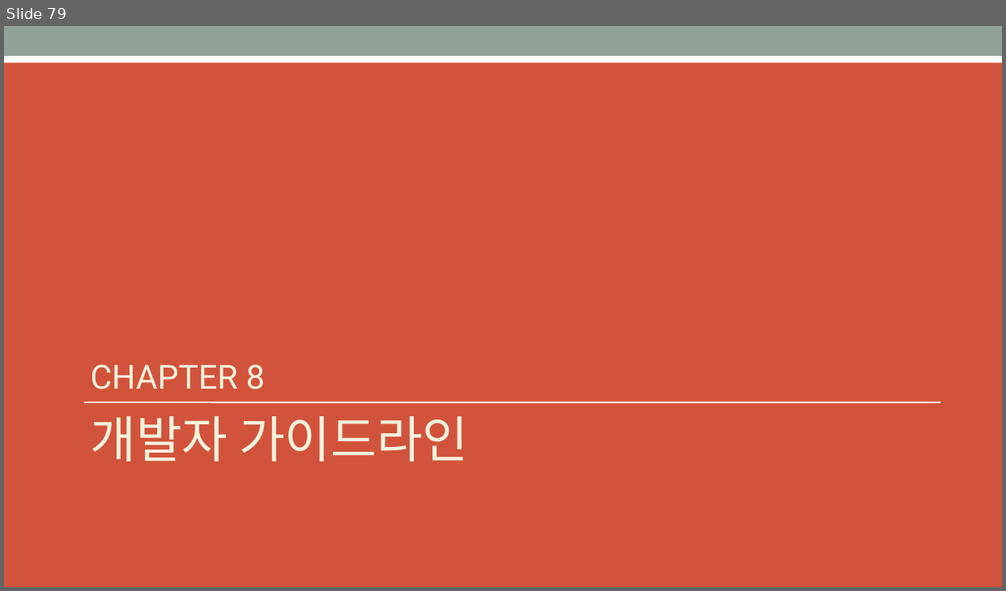
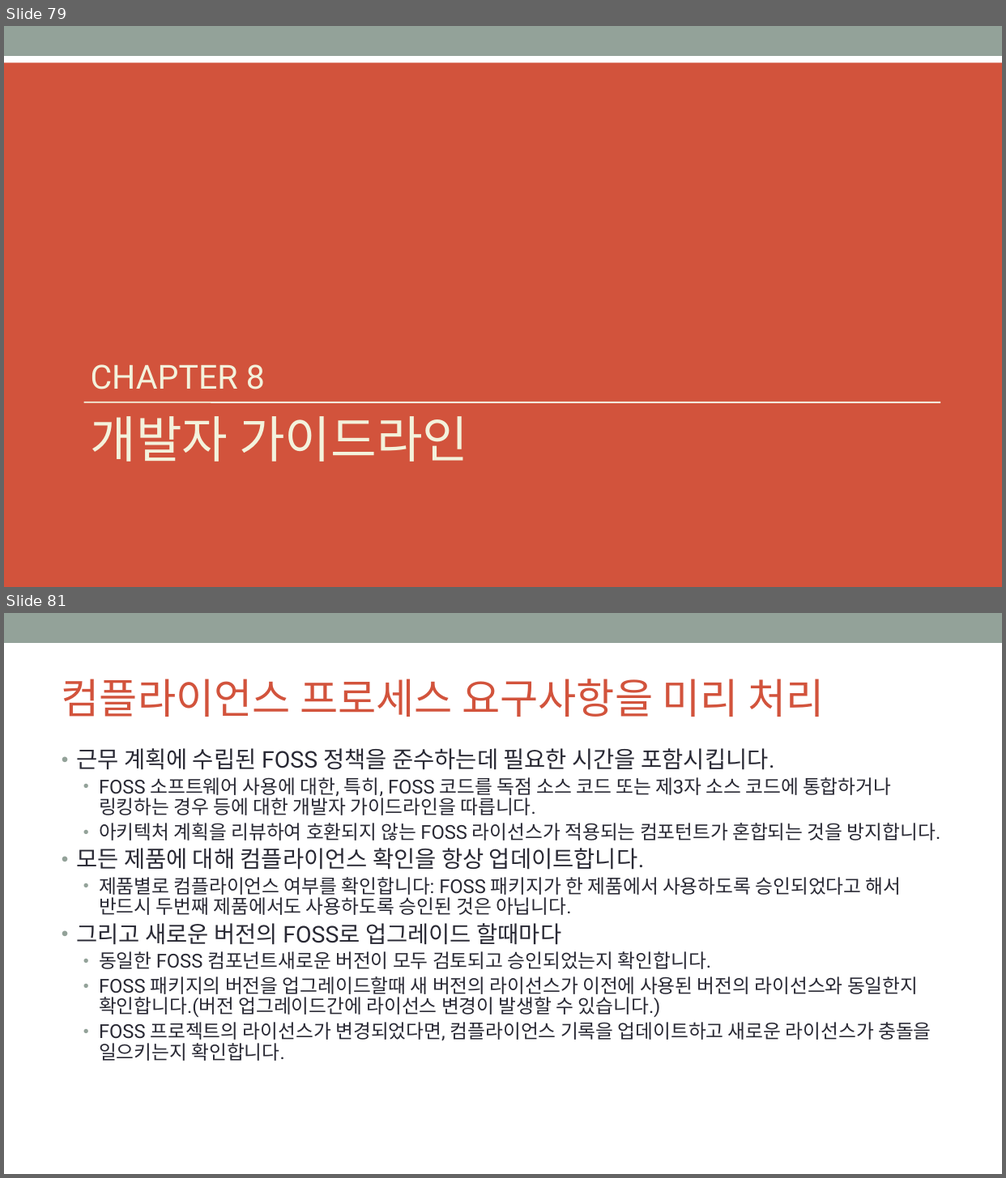
Before and after one commit to OpenChain-KWG/Curriculum-Translation-KR, a slide deck: target/slides/openchain-curriculum-for-1-1.pptx. Shown one above the other, each under a label of ours: slide 79 before the commit, slides 79 and 81 after it; the slides between them are not shown. The pictures are 1006x591 and 1006x1178 pixels, drawn with LibreOffice and Linux fonts; fonts in the diff are those of the drawing; background and template pictures are left out. Boxes give left, top, right and bottom in pixels: in the first picture for what was removed or moved away, otherwise in the second. Text is boxed around its words. In the diff, an @@ line names an element or a change of style, - is before the commit and + after.

```diff
--- a/target/slides/openchain-curriculum-for-1-1.pptx
+++ b/target/slides/openchain-curriculum-for-1-1.pptx
@@ slide 81 added at (x1=4, y1=613, x2=1002, y2=1174), background #FFFFFF; not listed: 1 template element that a slide beside it also shows @@
@@ title added at (x1=62, y1=679, x2=825, y2=717), 40 pt, text #D2533C @@
+컴플라이언스 프로세스 요구사항을 미리 처리
@@ text added at (x1=76, y1=748, x2=940, y2=1061), 18.5 pt, text #292934 @@
+• 근무 계획에 수립된 FOSS 정책을 준수하는데 필요한 시간을 포함시킵니다.
+  • FOSS 소프트웨어 사용에 대한, 특히, FOSS 코드를 독점 소스 코드 또는 제3자 소스 코드에 통합하거나 링킹하는 경우 등에 대한 개발자 가이드라인을 따릅니다.
+  • 아키텍처 계획을 리뷰하여 호환되지 않는 FOSS 라이선스가 적용되는 컴포턴트가 혼합되는 것을 방지합니다.
+• 모든 제품에 대해 컴플라이언스 확인을 항상 업데이트합니다.
+  • 제품별로 컴플라이언스 여부를 확인합니다: FOSS 패키지가 한 제품에서 사용하도록 승인되었다고 해서 반드시 두번째 제품에서도 사용하도록 승인된 것은 아닙니다.
+• 그리고 새로운 버전의 FOSS로 업그레이드 할때마다
+  • 동일한 FOSS 컴포넌트새로운 버전이 모두 검토되고 승인되었는지 확인합니다.
+  • FOSS 패키지의 버전을 업그레이드할때 새 버전의 라이선스가 이전에 사용된 버전의 라이선스와 동일한지 확인합니다.(버전 업그레이드간에 라이선스 변경이 발생할 수 있습니다.)
+  • FOSS 프로젝트의 라이선스가 변경되었다면, 컴플라이언스 기록을 업데이트하고 새로운 라이선스가 충돌을 일으키는지 확인합니다.
```
Also in this commit, not shown: 6 slides changed, 12 other slides added, 13 slides removed, 7 other files.
